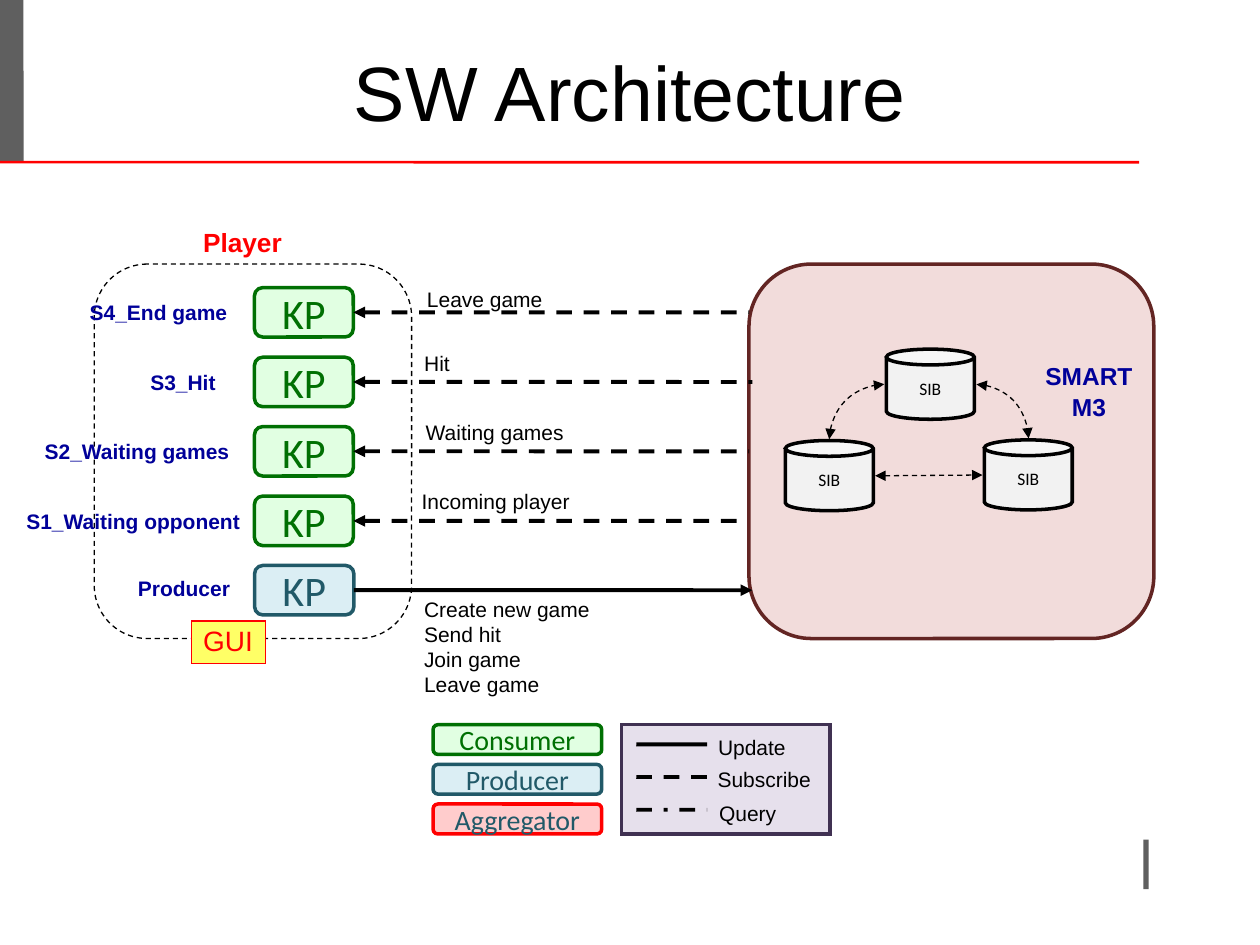
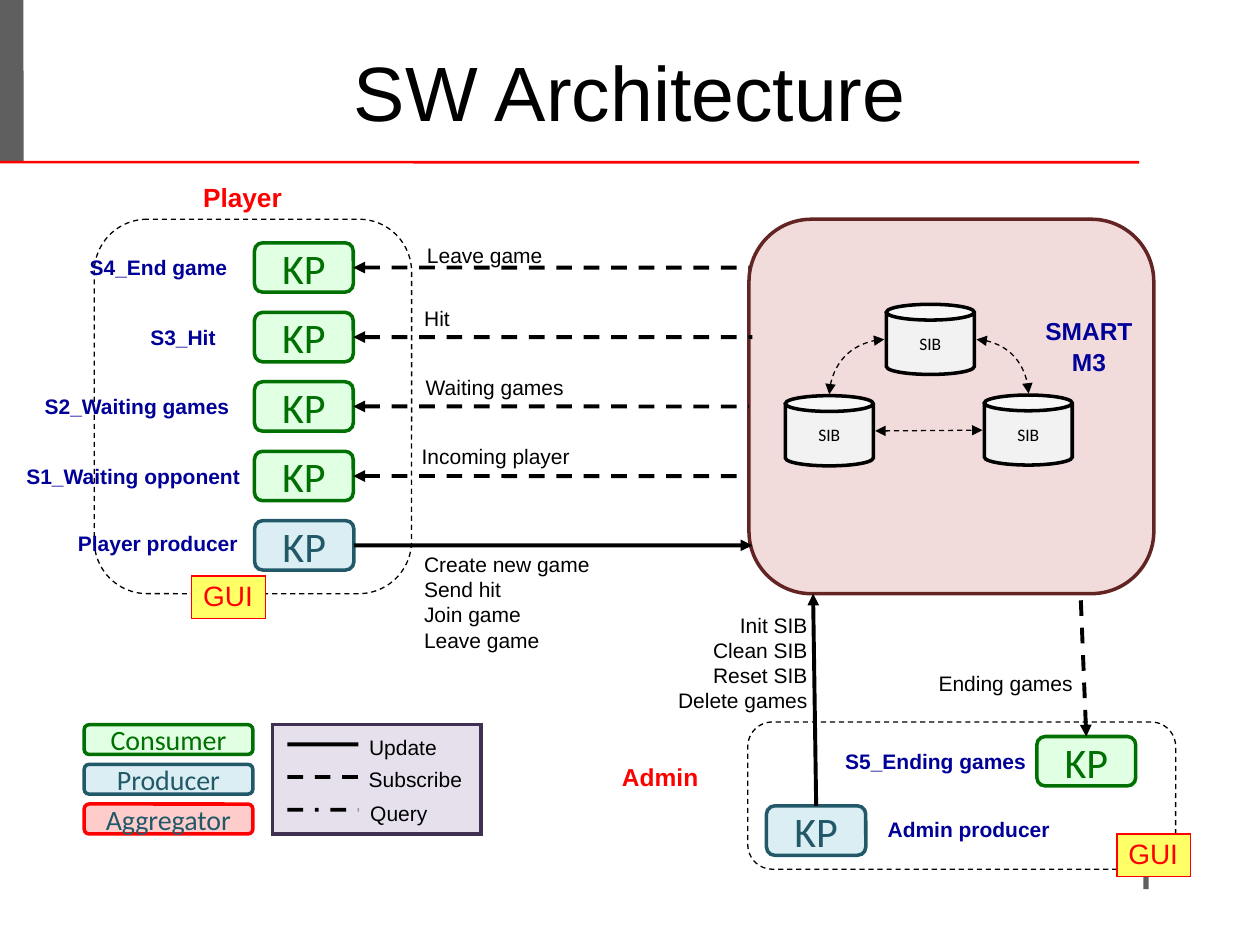
Before and after one commit to LeoIannacone/Rock-Paper-Scissors-Lizard-Spock, a slide deck: slide 4 of doc/ProjectTemplate.ppt. Drawn at 1260x945 pixels with LibreOffice and Linux fonts; fonts in the diff are those of the drawing; background and template pictures are left out. Boxes give left, top, right and bottom in pixels: in the first picture for what was removed or moved away, otherwise in the second. Text is boxed around its words. In the diff, an @@ line names an element or a change of style, - is before the commit and + after.

```diff
--- a/doc/ProjectTemplate.ppt
+++ b/doc/ProjectTemplate.ppt
@@ rounded rectangle "KP": place and size @@
-rounded rectangle "KP" at <box>255,566,354,615</box>
+rounded rectangle "KP" at <box>255,243,353,292</box>
@@ rounded rectangle "KP" at <box>255,243,353,292</box>: text colour #215968 to #007003; fill #DBEEF4 to #E1FFE2; outline #215968 2.01 pt to #007003 2.01 pt @@
@@ arrow moved from (353, 520) - (748, 520) to (353, 267) - (748, 267) @@
@@ arrow moved from (353, 312) - (748, 312) to (353, 338) - (752, 338) @@
@@ 11 texts, 3 cylinders, 2 curved double arrows, 1 rectangle, 1 arrow, 1 rounded rectangle, 1 freeform shape, 1 double arrow: place and size @@
-11 texts, 3 cylinders, 2 curved double arrows, 1 rectangle, 1 arrow, 1 rounded rectangle, 1 freeform shape, 1 double arrow at <box>26,233,1153,697</box>
+11 texts, 3 cylinders, 2 curved double arrows, 1 rectangle, 1 arrow, 1 rounded rectangle, 1 freeform shape, 1 double arrow at <box>26,188,1153,652</box>
@@ arrow moved from (353, 382) - (752, 382) to (353, 407) - (748, 407) @@
@@ 4 rounded rectangles, 1 arrow: place and size @@
-4 rounded rectangles, 1 arrow at <box>255,287,748,546</box>
+4 rounded rectangles, 1 arrow at <box>255,312,748,570</box>
@@ text at <box>78,535,238,556</box>: text changed @@
-Producer
+Player producer
@@ rounded rectangle "KP" at <box>255,520,354,570</box>: text colour #007003 to #215968; fill #E1FFE2 to #DBEEF4; outline #007003 2.01 pt to #215968 2.01 pt @@
@@ arrow added from (816, 806) to (813, 593), #000000 2.24 pt @@
@@ arrow added from (1081, 593) to (1086, 737), #000000 2.24 pt dashed @@
@@ text added at <box>678,617,808,713</box>, 12 pt, text #000000 @@
+Init SIB
+Clean SIB
+Reset SIB
+Delete games
@@ text added at <box>939,675,1073,696</box>, 12 pt, text #000000 @@
+Ending games
@@ rounded rectangle added at <box>748,722,1177,869</box>, outline #000000 0.74 pt dashed @@
@@ rounded rectangle added at <box>1037,737,1135,786</box>, fill #E1FFE2, outline #007003 2.01 pt, 24 pt, text #007003 @@
+KP
@@ text added at <box>622,768,698,787</box>, 14 pt, text #FF0000, bold @@
+Admin
@@ text added at <box>845,753,1025,773</box>, 12 pt, text #000099, bold @@
+S5_Ending games
@@ rounded rectangle added at <box>766,806,866,856</box>, fill #DBEEF4, outline #215968 2.01 pt, 24 pt, text #215968 @@
+KP
@@ 3 rounded rectangles, 3 texts, 3 lines, 1 rectangle: place and size @@
-3 rounded rectangles, 3 texts, 3 lines, 1 rectangle at <box>433,724,829,834</box>
+3 rounded rectangles, 3 texts, 3 lines, 1 rectangle at <box>84,724,480,834</box>
@@ text added at <box>888,821,1050,841</box>, 12 pt, text #000099, bold @@
+Admin producer
@@ rectangle added at <box>1116,834,1191,877</box>, fill #FFFF66, outline #FF0000 0.74 pt, 16 pt, text #FF0000 @@
+GUI
```
Also in this commit, not shown: 13 other slides changed, 4 slides added, 1 other file.
